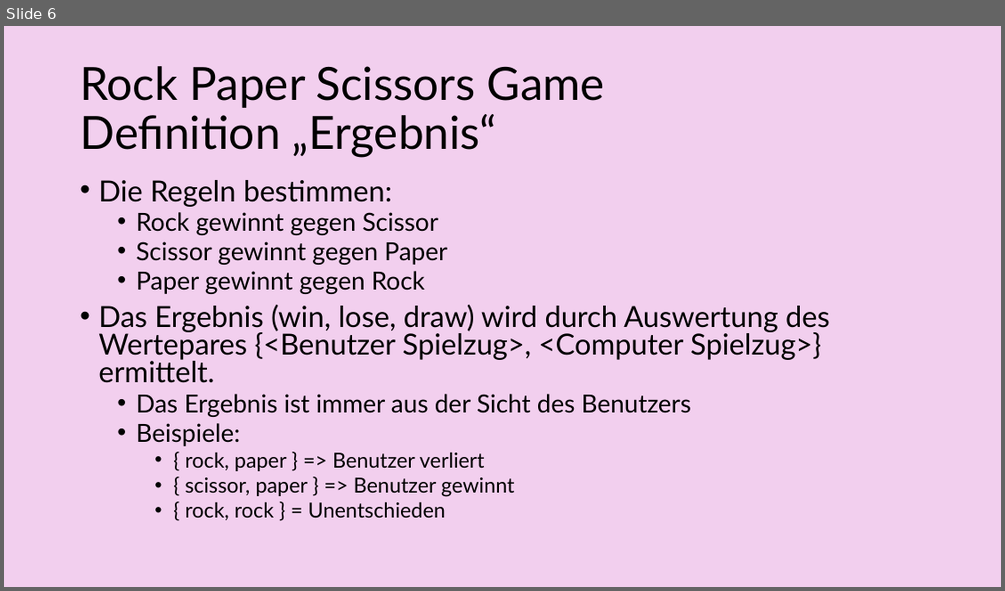
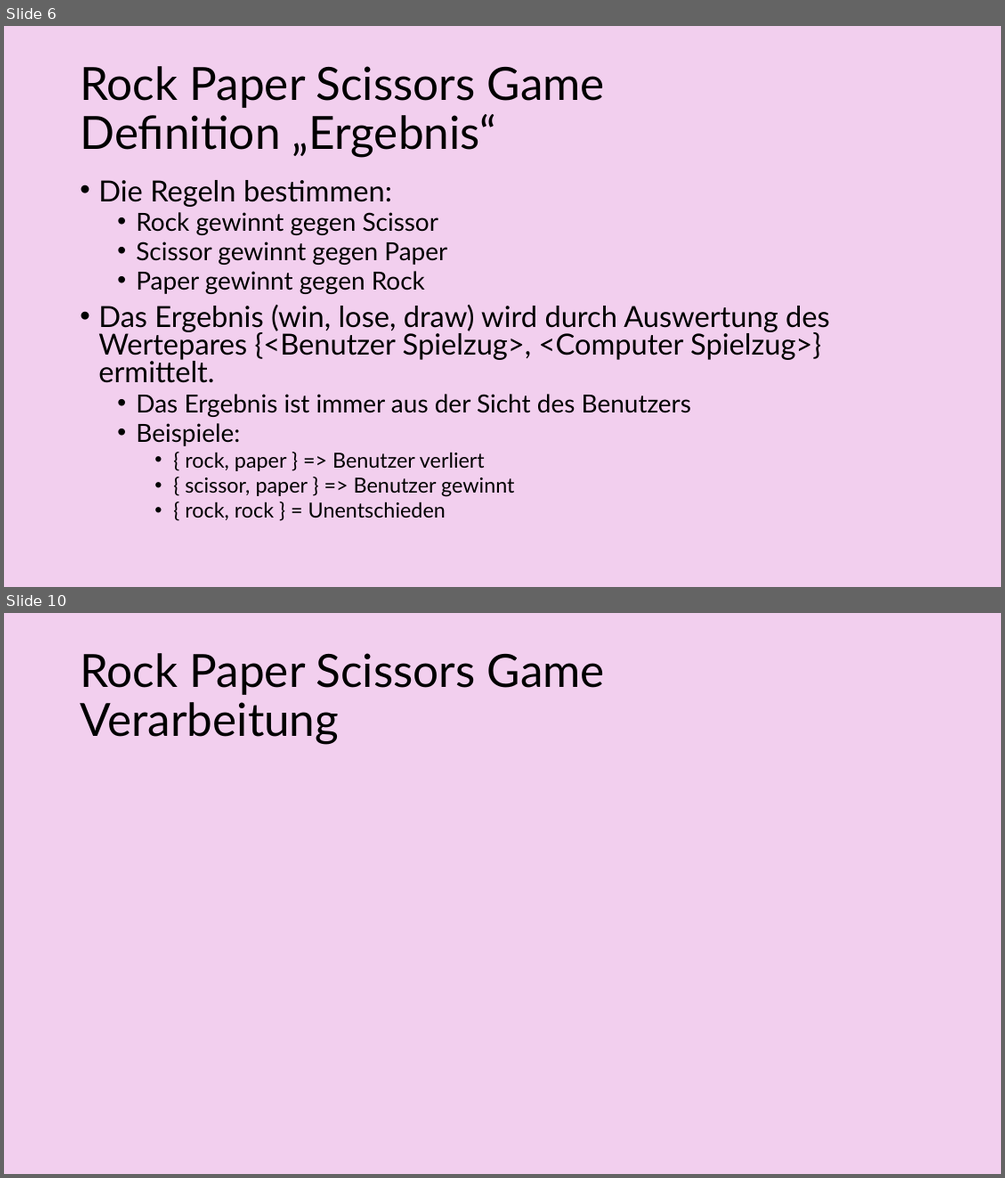
Before and after one commit to RalfWaeldin/jsprojekt, a slide deck: Projektdefinitionen.pptx. Shown one above the other, each under a label of ours: slide 6 before the commit, slides 6 and 10 after it; the slides between them are not shown. The pictures are 1005x591 and 1005x1178 pixels, drawn with LibreOffice and Linux fonts; fonts in the diff are those of the drawing. Boxes give left, top, right and bottom in pixels: in the first picture for what was removed or moved away, otherwise in the second. Text is boxed around its words. In the diff, an @@ line names an element or a change of style, - is before the commit and + after.

```diff
--- a/Projektdefinitionen.pptx
+++ b/Projektdefinitionen.pptx
@@ slide 10 added at [4,613,1001,1174], background #F2CFEE @@
@@ title added at [80,653,605,745], 44 pt, text #000000 @@
+Rock Paper Scissors Game
+Verarbeitung
```
Also in this commit, not shown: 2 slides changed, 5 other slides added, 9 other files.
